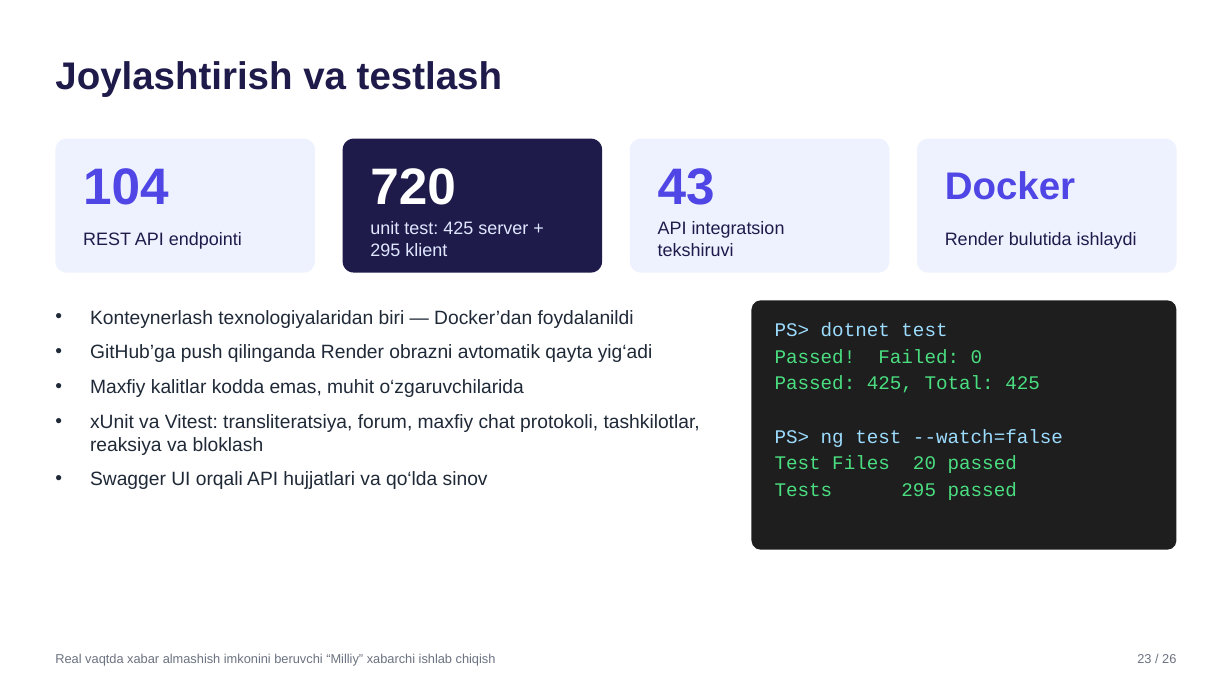
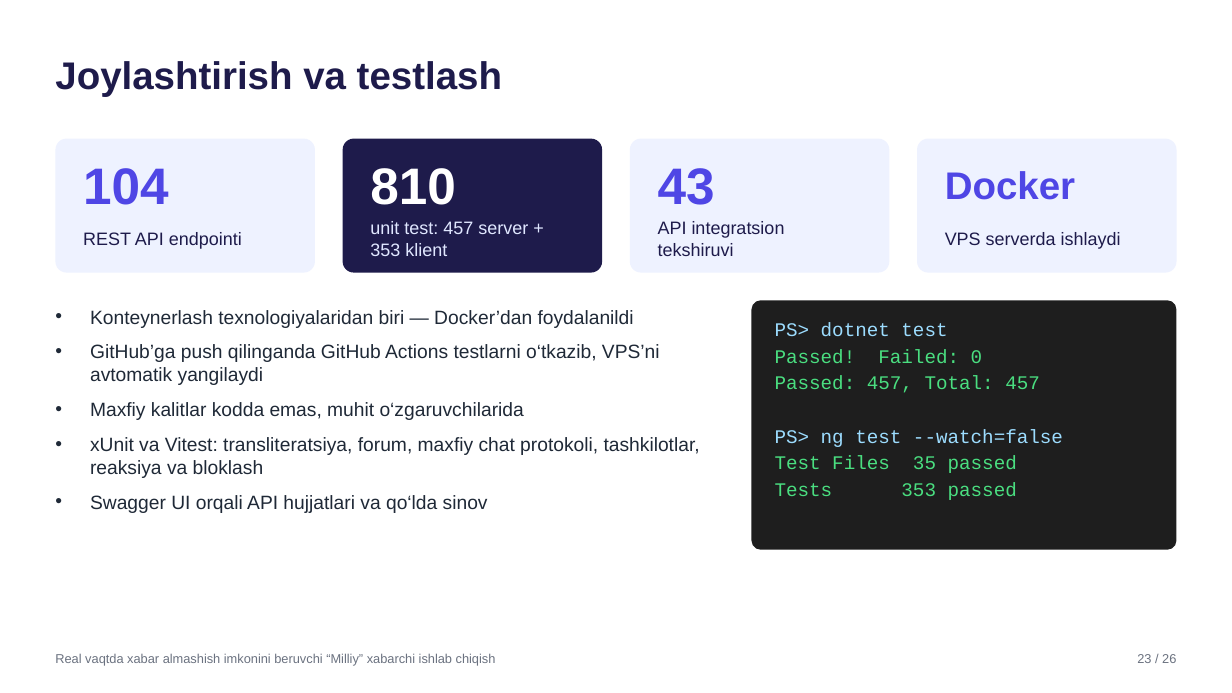
Before and after one commit to SardorSohinazarov/diplom-ish, a slide deck: slide 23 of diplom/Taqdimot_Sohinazarov_Sardor.pptx. Drawn at 1232x693 pixels with LibreOffice and Linux fonts; fonts in the diff are those of the drawing. Boxes give left, top, right and bottom in pixels: in the first picture for what was removed or moved away, otherwise in the second. Text is boxed around its words. In the diff, an @@ line names an element or a change of style, - is before the commit and + after.

```diff
--- a/diplom/Taqdimot_Sohinazarov_Sardor.pptx
+++ b/diplom/Taqdimot_Sohinazarov_Sardor.pptx
@@ text at (370, 168, 456, 205): text changed @@
-720
+810
@@ text at (370, 221, 528, 256): text changed @@
-unit test: 425 server + 295 klient
+unit test: 457 server + 353 klient
@@ text at (945, 232, 1121, 249): text changed @@
-Render bulutida ishlaydi
+VPS serverda ishlaydi
@@ text at (90, 344, 660, 385): text changed @@
-• GitHub’ga push qilinganda Render obrazni avtomatik qayta yig‘adi
+• GitHub’ga push qilinganda GitHub Actions testlarni o‘tkazib, VPS’ni avtomatik yangilaydi
@@ text at (775, 376, 1040, 393): text changed @@
-Passed: 425, Total: 425
+Passed: 457, Total: 457
@@ text at (775, 456, 1017, 500): text changed @@
-Test Files 20 passed
-Tests 295 passed
+Test Files 35 passed
+Tests 353 passed
```
Also in this commit, not shown: 2 other slides changed, 12 other files.
